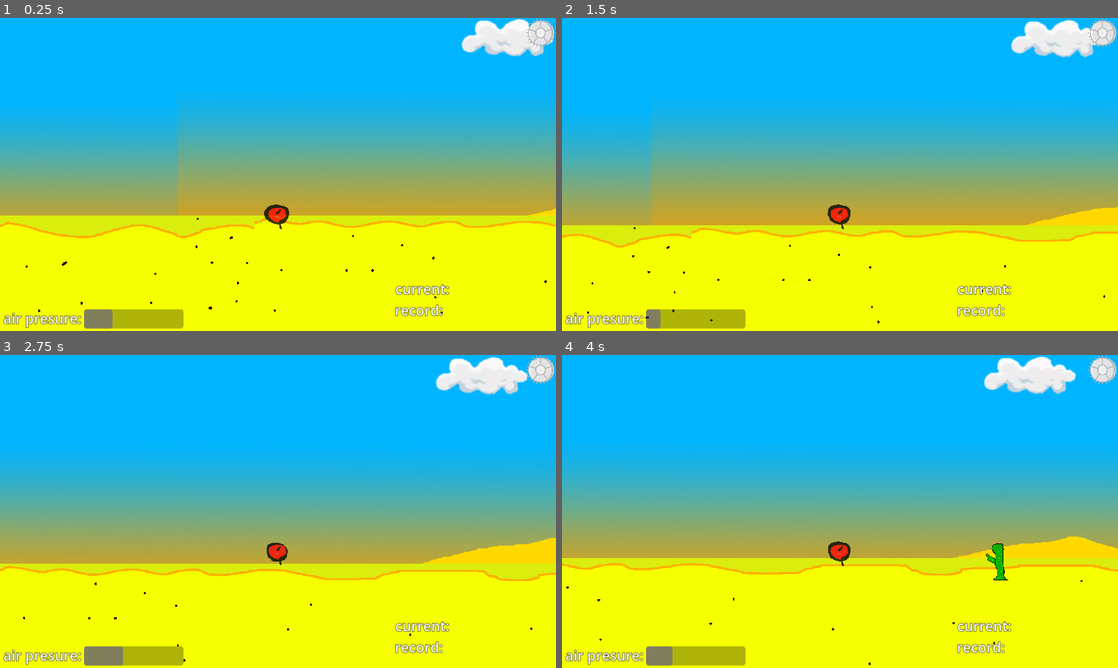
Above: before the commit, frames 1-4 (two rows, left to right).
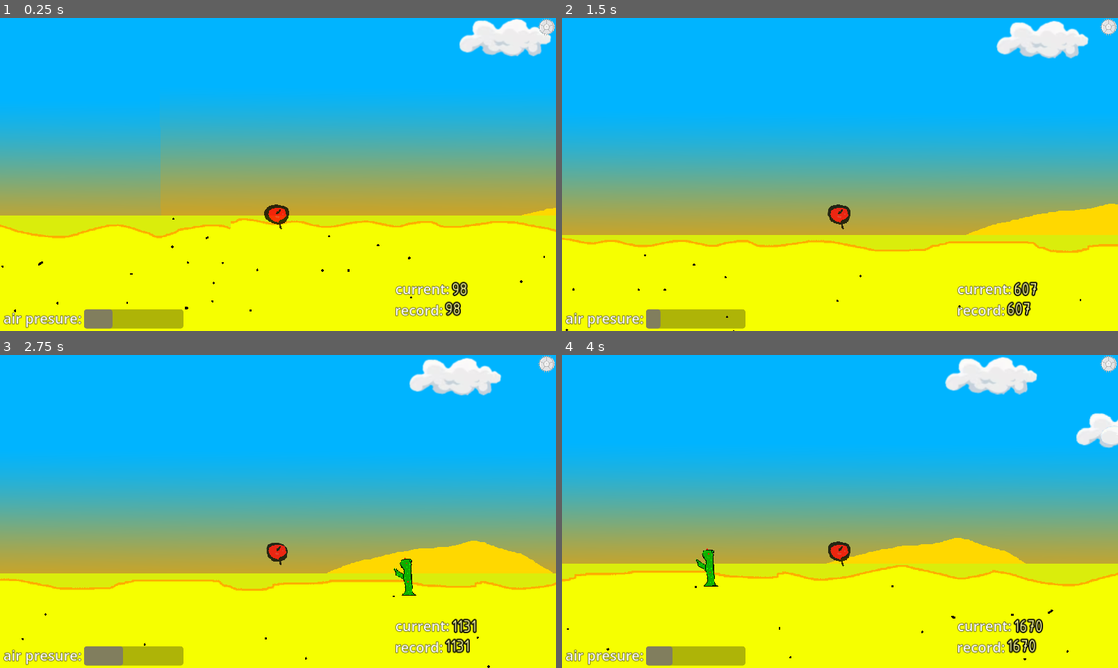
Above: after the commit, the same moments.

Repository: Nazarwadim/Sharik_fly
Game: Godot game, scene res://scenes/game/game.tscn
Two runs of this game, one before a commit and one after it. Both use one fixed random seed, a clock stepped at 60 frames per second and the inputs below.
Inputs:
- Up to frame 1 (0.25 s): no input
- Up to frame 2 (1.5 s): hold Keypad 8 (up) 0.53-1.28 s; hold Keypad 2 (down) from 1.28 s (still down)
- Up to frame 3 (2.75 s): release Keypad 2 (down) at 2.03 s; hold Keypad 8 (up) from 2.03 s (still down)
- Up to frame 4 (4 s): release Keypad 8 (up) at 3.53 s; hold Keypad 2 (down) from 3.53 s (still down)

The runs differ from the first frame. In frame 1, 3.4% of the frame differs, in the area x 0-100%, y 0-96%; in frame 2, 34%, in the area x 0-100%, y 0-100%; in frame 3, 9.9%; in frame 4, 10%.

Commit message:
Adding JSON sirealisation

Diff:
--- a/fonts/label_settings_for_score.tres
+++ b/fonts/label_settings_for_score.tres
@@ -6,4 +6,5 @@
 font = ExtResource("1_dxeod")
 font_size = 36
 font_color = Color(1, 1, 0.584314, 1)
-outline_size = 1
+outline_size = 10
+outline_color = Color(0, 0, 0, 1)
--- a/scenes/Level/Kaktuses/Kaktuses.gd
+++ b/scenes/Level/Kaktuses/Kaktuses.gd
@@ -7,10 +7,10 @@
 	var first = randi_range(0,2)
 	if first == 2:
 		return
-
 	for i in range(0,randi_range(1,4)):
 		await  get_tree().create_timer((kaktus_width + 2)/player.speed).timeout
 		add_kaktuse( randi_range(0,kaktuses.size() - 1), randf_range(-10,10) , player)
+
 
 func add_kaktuse(generated_index:int, generated_position_y:float,player:Player) -> void:
 	var kaktus:Area2D = kaktuses[generated_index].instantiate()
--- a/scenes/Level/level.gd
+++ b/scenes/Level/level.gd
@@ -19,3 +19,7 @@
 	$Cloud_Paralax/Timer.wait_time = cloud_generation_frequency_dustance / player.speed
 	$Cloud_Paralax.generate_cloud(player)
 	on_cloud_generate.emit()
+
+func _on_player_on_died():
+	$Cloud_Paralax/Timer.stop()
+	$Kaktuses_generator/Timer.stop()
--- /dev/null
+++ b/scenes/Player/ScoreController.gd
@@ -0,0 +1,6 @@
+extends Node
+@export var ball:Player
+
+func _physics_process(delta) -> void:
+	if ball.high_score < ball.position.x:
+		ball.high_score = ball.position.x
--- a/scenes/Player/player.gd
+++ b/scenes/Player/player.gd
@@ -11,6 +11,7 @@
 signal on_state_changed(state:state)
 signal on_died
 var current_state:state
+var high_score:int
 
 enum state{
 	idle,
@@ -33,3 +34,9 @@
 	if(state_ != current_state):
 		current_state = state_
 		on_state_changed.emit(current_state)
+
+func save():
+	var save_dict ={
+		"high_score": high_score
+	}
+	return save_dict
--- a/scenes/Player/player.tscn
+++ b/scenes/Player/player.tscn
@@ -12,6 +12,7 @@
 [ext_resource type="Script" path="res://scenes/Player/AnimationSprite.gd" id="9_fw8pp"]
 [ext_resource type="Script" path="res://scenes/Player/AirPresure.gd" id="10_hi8le"]
 [ext_resource type="Script" path="res://scenes/Player/Сontrol_of_physics.gd" id="12_uguv6"]
+[ext_resource type="Script" path="res://scenes/Player/ScoreController.gd" id="13_p4jpy"]
 
 [sub_resource type="SpriteFrames" id="SpriteFrames_kr475"]
 animations = [{
@@ -89,5 +90,9 @@
 script = ExtResource("12_uguv6")
 ball = NodePath("..")
 
+[node name="ScoreController" type="Node" parent="." node_paths=PackedStringArray("ball")]
+script = ExtResource("13_p4jpy")
+ball = NodePath("..")
+
 [connection signal="area_entered" from="." to="Entered_kaktus" method="_on_player_area_entered"]
 [connection signal="on_state_changed" from="." to="AnimatedSprite2D" method="_on_player_on_state_changed"]
--- /dev/null
+++ b/scenes/UI/Tools/Score.gd
@@ -0,0 +1,5 @@
+extends Control
+
+func _physics_process(delta) -> void:
+	$current/Label.text = str( int(get_parent().get_parent().player.position.x) )
+	$record/Label.text = str( int(get_parent().get_parent().player.high_score) )
--- a/scenes/UI/ui.gd
+++ b/scenes/UI/ui.gd
@@ -2,7 +2,8 @@
 class_name UI
 signal restart_button_clicked
 signal start_menu_button_clicked
-@export var game:Node
+@export var game:Game
+@export var player:Player
 
 func set_presure_value(value:float) -> void:
 	$Tools/Air/AirBar.value = value
--- a/scenes/UI/ui.tscn
+++ b/scenes/UI/ui.tscn
@@ -1,6 +1,7 @@
-[gd_scene load_steps=9 format=3 uid="uid://bgtietayb8gpk"]
+[gd_scene load_steps=10 format=3 uid="uid://bgtietayb8gpk"]
 
 [ext_resource type="Script" path="res://scenes/UI/ui.gd" id="1_u0qht"]
+[ext_resource type="Script" path="res://scenes/UI/Tools/Score.gd" id="2_80xu8"]
 [ext_resource type="LabelSettings" uid="uid://b63h4jabqxvhq" path="res://fonts/label_settings_for_score.tres" id="2_bvo4i"]
 [ext_resource type="Script" path="res://scenes/UI/control/ButtonUp.gd" id="2_qn8aw"]
 [ext_resource type="Texture2D" uid="uid://nll72mo2g1u2" path="res://assets/svg_icons/settings-cogwheel-svgrepo-com.svg" id="2_r2tdx"]
@@ -53,6 +54,7 @@
 anchors_preset = 0
 offset_right = 40.0
 offset_bottom = 40.0
+script = ExtResource("2_80xu8")
 
 [node name="current" type="Label" parent="Tools/Score"]
 layout_mode = 0
@@ -69,9 +71,10 @@
 offset_top = 9.0
 offset_right = 334.0
 offset_bottom = 47.0
+text = "14test"
 label_settings = ExtResource("2_bvo4i")
 
-[node name="recordl" type="Label" parent="Tools/Score"]
+[node name="record" type="Label" parent="Tools/Score"]
 layout_mode = 0
 offset_left = 818.0
 offset_top = 584.0
@@ -80,20 +83,21 @@
 text = "record:"
 label_settings = SubResource("LabelSettings_0ygfx")
 
-[node name="Label" type="Label" parent="Tools/Score/recordl"]
+[node name="Label" type="Label" parent="Tools/Score/record"]
 layout_mode = 0
 offset_left = 104.0
 offset_top = 6.0
 offset_right = 325.0
 offset_bottom = 40.0
+text = "3test"
 label_settings = ExtResource("2_bvo4i")
 
 [node name="SettingsButton" type="TextureButton" parent="Tools"]
 layout_mode = 0
-offset_left = 1090.0
+offset_left = 1115.0
 offset_top = 1.0
 offset_right = 1150.0
-offset_bottom = 61.0
+offset_bottom = 36.0
 shortcut = SubResource("Shortcut_3mfom")
 texture_normal = ExtResource("2_r2tdx")
 ignore_texture_size = true
--- a/scenes/game/game.gd
+++ b/scenes/game/game.gd
@@ -1,5 +1,5 @@
 extends Node
-
+class_name Game
 func _physics_process(delta) -> void:
 	var value = $Player.air_presure
 	$UI.set_presure_value( value )
@@ -7,3 +7,48 @@
 
 func _on_player_on_died():
 	pass;
+
+
+
+func save_game():
+	var save_game = FileAccess.open("user://savegame.save", FileAccess.WRITE)
+	var player = $Player
+
+	if player.scene_file_path.is_empty():
+		print("persistent node '%s' is not an instanced scene, skipped" % player.name)
+		return
+
+	if !player.has_method("save"):
+		print("persistent node '%s' is missing a save() function, skipped" % player.name)
+		return
+
+	var node_data = player.call("save")
+	var json_string = JSON.stringify(node_data)
+	save_game.store_line(json_string)
+
+func load_game():
+	if not FileAccess.file_exists("user://savegame.save"):
+		return # Error! We don't have a save to load.
+
+	var save_game = FileAccess.open("user://savegame.save", FileAccess.READ)
+	while save_game.get_position() < save_game.get_length():
+		var json_string = save_game.get_line()
+		var json = JSON.new()
+
+		var parse_result = json.parse(json_string)
+		if not parse_result == OK:
+			print("JSON Parse Error: ", json.get_error_message(), " in ", json_string, " at line ", json.get_error_line())
+			continue
+
+		var node_data = json.get_data()
+
+		$Player.high_score = node_data["high_score"]
+
+
+
+func _on_tree_exiting():
+	save_game()
+
+
+func _on_tree_entered():
+	load_game()
--- a/scenes/game/game.tscn
+++ b/scenes/game/game.tscn
@@ -11,6 +11,7 @@
 [node name="Player" parent="." instance=ExtResource("1_ssd4v")]
 position = Vector2(-2, -2)
 scale = Vector2(0.6, 0.6)
+speed = 400.0
 
 [node name="Camera2D" type="Camera2D" parent="Player"]
 position = Vector2(0, -150)
@@ -19,9 +20,13 @@
 player = NodePath("../Player")
 metadata/_edit_lock_ = true
 
-[node name="UI" parent="." node_paths=PackedStringArray("game") instance=ExtResource("4_g2pyl")]
+[node name="UI" parent="." node_paths=PackedStringArray("game", "player") instance=ExtResource("4_g2pyl")]
 game = NodePath("..")
+player = NodePath("../Player")
 
 [node name="StartPosition" type="Marker2D" parent="."]
 
+[connection signal="tree_entered" from="." to="." method="_on_tree_entered"]
+[connection signal="tree_exiting" from="." to="." method="_on_tree_exiting"]
 [connection signal="on_died" from="Player" to="." method="_on_player_on_died"]
+[connection signal="on_died" from="Player" to="Level" method="_on_player_on_died"]
Not shown: 1 places in scenes/Player/player.tscn that only renumber resources
